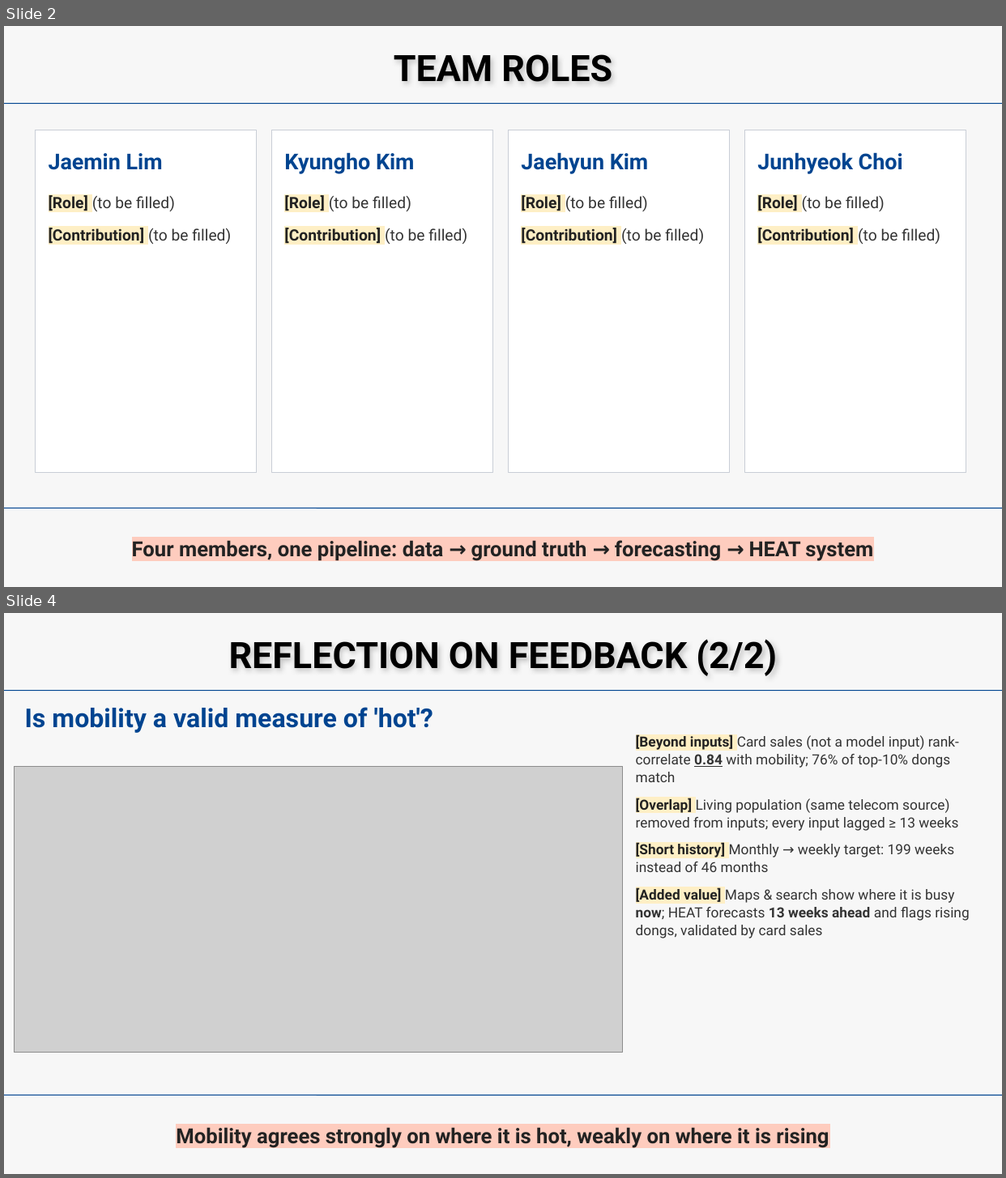
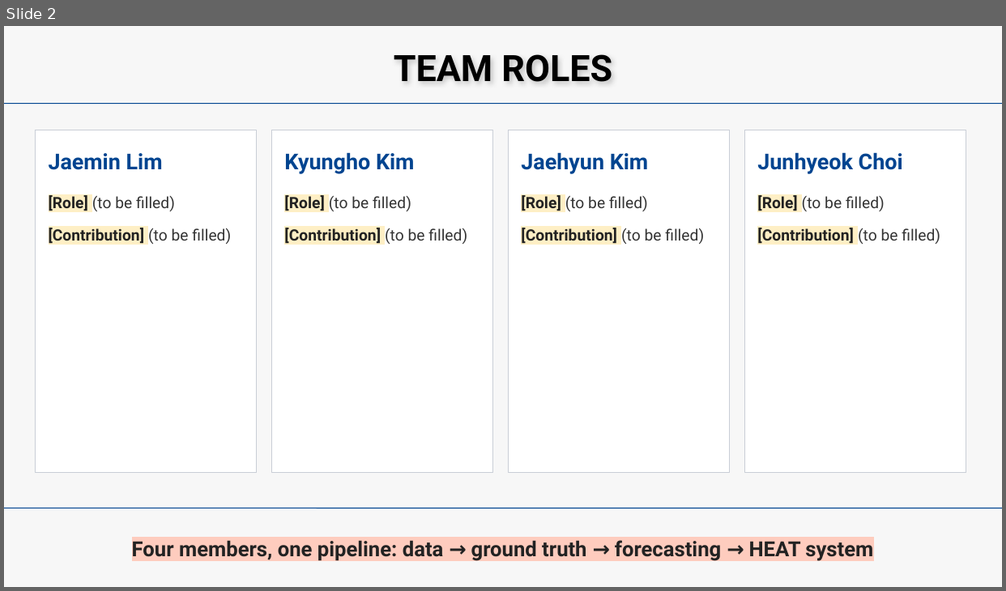
Before and after one commit to beblack127/HEAT, a slide deck: reports/gt_midterm/slides/HEAT_midterm.pptx. Shown one above the other, each under a label of ours: slides 2 and 4 before the commit, slide 2 after it; the slides between them are not shown. The pictures are 1006x1178 and 1006x591 pixels, drawn with LibreOffice and Linux fonts; fonts in the diff are those of the drawing; grey boxes stand for pictures. Boxes give left, top, right and bottom in pixels: in the first picture for what was removed or moved away, otherwise in the second. Text is boxed around its words. In the diff, an @@ line names an element or a change of style, - is before the commit and + after.

```diff
--- a/reports/gt_midterm/slides/HEAT_midterm.pptx
+++ b/reports/gt_midterm/slides/HEAT_midterm.pptx
@@ slide 4 removed at [4, 613, 1002, 1174], background #F7F7F7 @@
@@ text removed at [229, 639, 777, 676] @@
-REFLECTION ON FEEDBACK (2/2)
@@ line removed from (4, 690) to (1002, 690) @@
@@ text removed at [25, 707, 433, 733] @@
-Is mobility a valid measure of 'hot'?
@@ text removed at [636, 735, 969, 939] @@
-[Beyond inputs] Card sales (not a model input) rank-correlate 0.84 with mobility; 76% of top-10% dongs match
-[Overlap] Living population (same telecom source) removed from inputs; every input lagged ≥ 13 weeks
-[Short history] Monthly → weekly target: 199 weeks instead of 46 months
-[Added value] Maps & search show where it is busy now; HEAT forecasts 13 weeks ahead and flags rising dongs, validated by card sales
@@ picture removed at [15, 766, 623, 1052] @@
@@ line removed from (4, 1096) to (1002, 1096) @@
@@ text removed at [176, 1127, 829, 1148] @@
-Mobility agrees strongly on where it is hot, weakly on where it is rising
```
Also in this commit, not shown: 6 slides changed, 4 slides added, 3 other slides removed, 13 other files.
